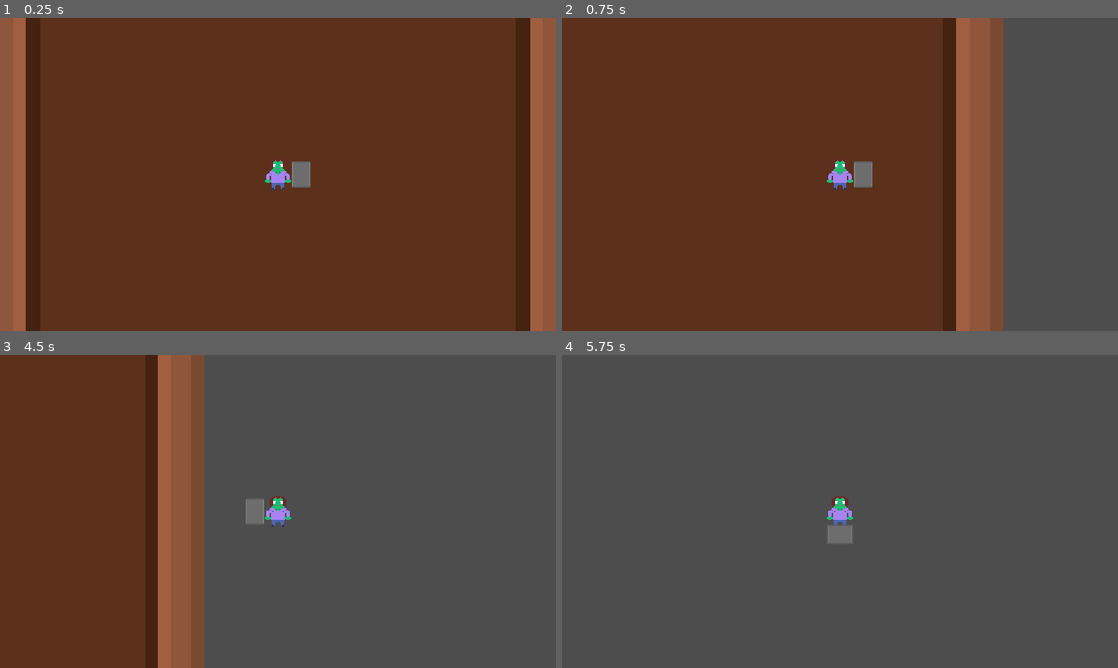
Above: before the commit, frames 1-4 (two rows, left to right).
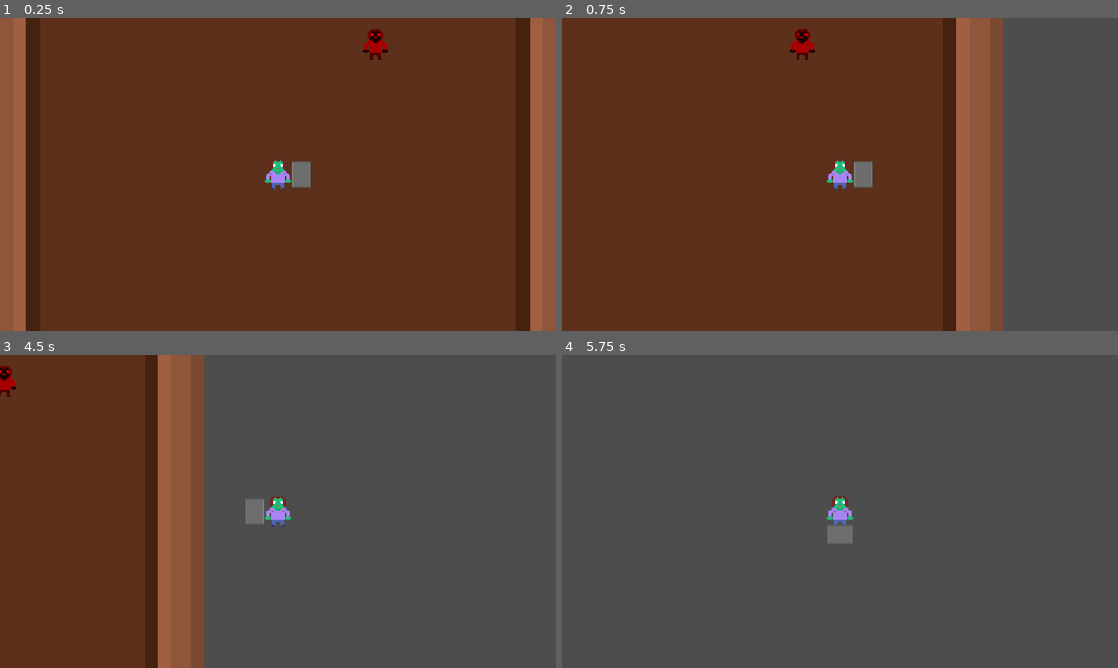
Above: after the commit, the same moments.

Repository: HiimError/the-first
Game: Godot game, scene res://game.tscn
The game is run twice, just before and just after one commit, with the same random seed, the same clock (stepped at 60 frames per second) and the same inputs. This scene is started directly instead of the project's main scene.
Inputs (mouse positions are in pixels of both pictures, inside the frame that each line leads up to):
- Up to frame 1 (0.25 s): no input
- Up to frame 2 (0.75 s): tap Enter at 0.5 s; move the mouse to (962, 158) at 0.52 s; hold D (right) from 0.53 s (still down); click (962, 158) at 0.6 s
- Up to frame 3 (4.5 s): move the mouse to (166, 527) at 1.27 s; release D (right) at 1.28 s; hold S (down) 1.28-2.03 s; click (166, 527) at 1.35 s; move the mouse to (333, 442) at 2.02 s; hold D (right) 2.03-2.78 s; click (333, 442) at 2.1 s; tap Space at 2.75 s; move the mouse to (250, 574) at 2.77 s; hold W (up) 2.78-3.53 s; click (250, 574) at 2.85 s; tap Enter at 3.5 s; move the mouse to (444, 558) at 3.52 s; hold A (left) from 3.53 s (still down); click (444, 558) at 3.6 s; move the mouse to (111, 464) at 4.27 s; click (111, 464) at 4.35 s
- Up to frame 4 (5.75 s): move the mouse to (867, 511) at 5.02 s; release A (left) at 5.03 s; hold S (down) from 5.03 s (still down); click (867, 511) at 5.1 s

The runs differ from the first frame. In frame 1, 0.3% of the frame differs, in the area x 65-70%, y 3-14%; in frame 2, 0.3%; in frame 3, 0.2%; in frame 4, nothing differs.

Commit message:
Basic Attack

Diff:
--- /dev/null
+++ b/Pawns/Dev/debug_pawn.gd
@@ -0,0 +1,11 @@
+extends CharacterBody2D
+
+@export var health: float = 100
+
+
+func take_damage(amount: float):
+	health -= amount
+	if health <= 0:
+		queue_free()
+	else:
+		print("ow, I took %s damage!" % amount)
--- /dev/null
+++ b/Pawns/Dev/debug_pawn.tscn
@@ -0,0 +1,18 @@
+[gd_scene format=3 uid="uid://cxgvt7sfbri41"]
+
+[ext_resource type="Script" uid="uid://tx83wrlxpnuu" path="res://Pawns/Dev/debug_pawn.gd" id="1_np5an"]
+[ext_resource type="Texture2D" uid="uid://cdxjpkksgbicj" path="res://Art/Placeholder/Placeholder.png" id="1_qm2l1"]
+
+[sub_resource type="CapsuleShape2D" id="CapsuleShape2D_rxaq7"]
+height = 32.0
+
+[node name="DebugPawn" type="CharacterBody2D" unique_id=1955359436]
+script = ExtResource("1_np5an")
+health = null
+
+[node name="Sprite2D" type="Sprite2D" parent="." unique_id=182047127]
+self_modulate = Color(1, 0, 0, 1)
+texture = ExtResource("1_qm2l1")
+
+[node name="CollisionShape2D" type="CollisionShape2D" parent="." unique_id=2012666497]
+shape = SubResource("CapsuleShape2D_rxaq7")
--- a/Pawns/player.gd
+++ b/Pawns/player.gd
@@ -7,10 +7,47 @@
 
 @export var max_health: float = 100
 @export var health: float = 10
+@export var damage: float = 10
+
+var dealing_damage: bool = false
+
+func attempt_attack():
+	# Check if attack cooldown has finished
+	if $AttackReset.time_left != 0:
+		pass # pass just exits the function without continuing down the function
+
+	# Get all bodies that overlap the damage aread
+	var overlapping_bodies: Array[Node2D] = $AttackRotPoint/Area2D.get_overlapping_bodies()
+	# Foreach body overlapping the damage area
+	for body in overlapping_bodies:
+		if body == self: # if the overlapped body is the player, just move to next body in the loop
+			continue
+		# Check if the current body being looped over has the take damage function
+		# and if so call it, providing the damage amount the player deals
+		if body.has_method("take_damage"):
+			body.call("take_damage", damage)
 
 
+
+
+# this function is used to subtracting health and checking if dead
+func take_damage(amount: int) -> void:
+	health -= amount
+	if health <= 0:
+		die()
+
+
+func die():
+	emit_signal("player_died")
+	print("Character is dead")
+
+
+func _process(delta: float) -> void:
+	if Input.is_action_just_pressed("attack"):
+		attempt_attack()
+
 # Movement
-func _physics_process(delta: float) -> void:
+func _physics_process(_delta: float) -> void:
 
 	# calculate the direction and movement speed for the player
 	var input_vector = Input.get_vector("left" , "right" , "up" , "down")
@@ -19,7 +56,10 @@
 
 	# Update attack rot, rotates the attack hitbox to face
 	# the same direction that the player is facing
-	update_attack_rot(input_vector.normalized())
+	if velocity.length() > 0:
+		update_attack_rot(input_vector.normalized())
+
+	# Process movement
 	move_and_slide()
 
 
@@ -27,16 +67,3 @@
 # and rotates the attack box to face the same direction as the movement
 func update_attack_rot(direction: Vector2):
 	$AttackRotPoint.rotation = direction.angle()
-
-
-# this function is used to subtracting health and checking if dead
-func take_damage(amount: int) -> void:
-	health -= amount
-	if health <= 0:
-		die()
-	pass
-
-
-func die():
-	emit_signal("player_died")
-	print("Character is dead")
--- a/Pawns/player.tscn
+++ b/Pawns/player.tscn
@@ -34,3 +34,5 @@
 position = Vector2(24, 0)
 scale = Vector2(0.22, 0.29999998)
 texture = ExtResource("3_kbumq")
+
+[node name="AttackReset" type="Timer" parent="." unique_id=1656335700]
--- a/game.tscn
+++ b/game.tscn
@@ -3,6 +3,7 @@
 [ext_resource type="Script" uid="uid://cnl7kjx2g6k0p" path="res://game.gd" id="1_80nbo"]
 [ext_resource type="Texture2D" uid="uid://ciatn0m6jn06g" path="res://Art/UI/Panel1.png" id="2_feb5d"]
 [ext_resource type="PackedScene" uid="uid://kg4oayddwy5m" path="res://Pawns/player.tscn" id="3_fc0e3"]
+[ext_resource type="PackedScene" uid="uid://cxgvt7sfbri41" path="res://Pawns/Dev/debug_pawn.tscn" id="4_fc0e3"]
 
 [node name="Game" type="Node2D" unique_id=1731554384]
 script = ExtResource("1_80nbo")
@@ -17,4 +18,8 @@
 
 [node name="Sprite2D" type="Sprite2D" parent="." unique_id=1117145705]
 
+[node name="DebugPawn" parent="." unique_id=1955359436 instance=ExtResource("4_fc0e3")]
+position = Vector2(101, -144)
+health = 100.0
+
 [connection signal="player_died" from="Player" to="." method="_player_died"]
--- a/project.godot
+++ b/project.godot
@@ -51,6 +51,11 @@
 "events": [Object(InputEventKey,"resource_local_to_scene":false,"resource_name":"","device":-1,"window_id":0,"alt_press …(192 unchanged characters)…
 ]
 }
+attack={
+"deadzone": 0.2,
+"events": [Object(InputEventMouseButton,"resource_local_to_scene":false,"resource_name":"","device":-1,"window_id":0,"alt_pressed":false,"shift_pressed":false,"ctrl_pressed":false,"meta_pressed":false,"button_mask":0,"position":Vector2(0, 0),"global_position":Vector2(0, 0),"factor":1.0,"button_index":1,"canceled":false,"pressed":false,"double_click":false,"script":null)
+]
+}
 
 [physics]
 
Not shown, added: Pawns/Dev/debug_pawn.gd.uid
